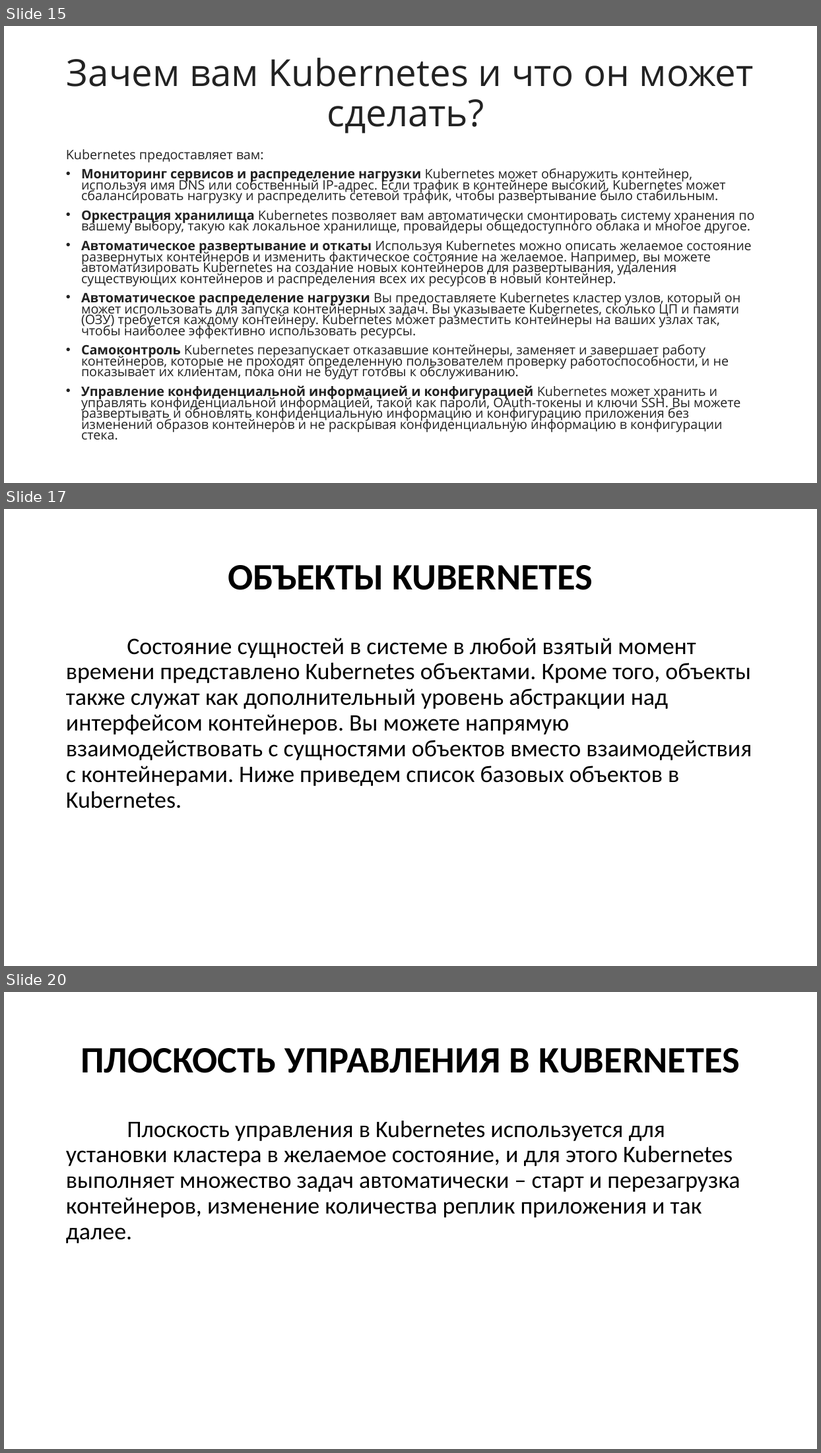
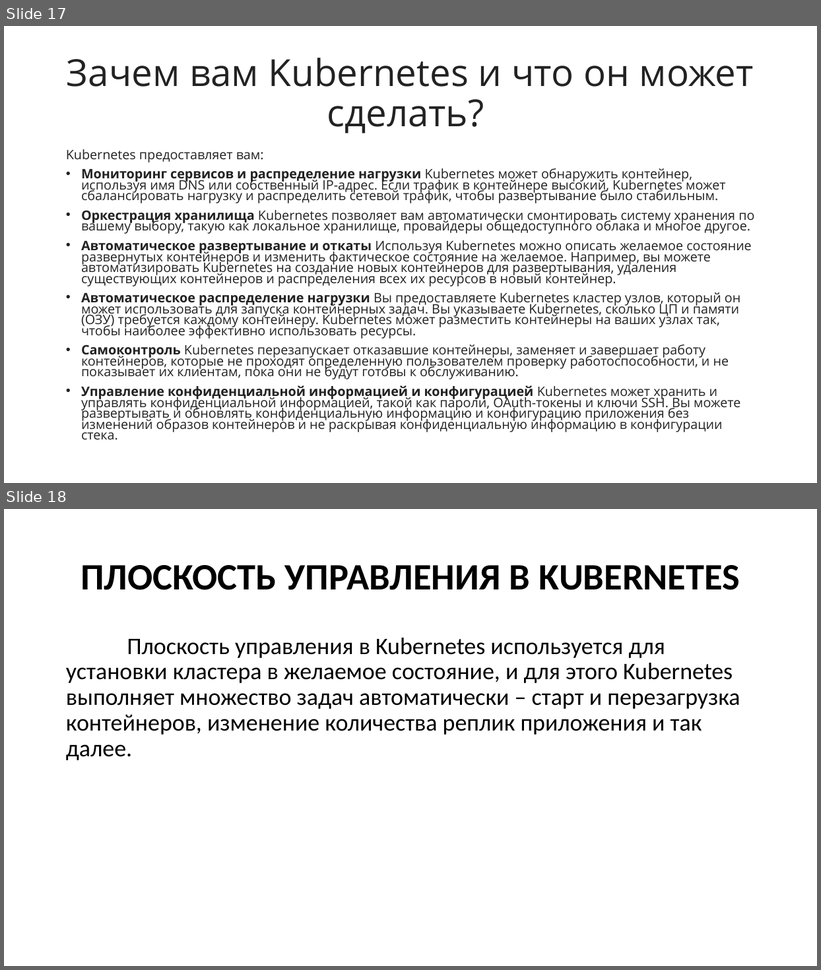
Before and after one commit to Kollekcioner47/k8s, a slide deck: k8s.pptx. Shown one above the other, each under a label of ours: slides 15, 17 and 20 before the commit, slides 17 and 18 after it; the slides between them are not shown. The pictures are 821x1453 and 821x970 pixels, drawn with LibreOffice and Linux fonts; fonts in the diff are those of the drawing. Boxes give left, top, right and bottom in pixels: in the first picture for what was removed or moved away, otherwise in the second. Text is boxed around its words. In the diff, an @@ line names an element or a change of style, - is before the commit and + after.

```diff
--- a/k8s.pptx
+++ b/k8s.pptx
@@ slide 17 removed at [4, 509, 817, 966], background #FFFFFF @@
@@ title removed at [228, 565, 593, 590] @@
-ОБЪЕКТЫ KUBERNETES
@@ text removed at [66, 638, 752, 809] @@
-Состояние сущностей в системе в любой взятый момент времени представлено Kubernetes объектами. Кроме того, объекты также служат как дополнительный уровень абстракции над интерфейсом контейнеров. Вы можете напрямую взаимодействовать с сущностями объектов вместо взаимодействия с контейнерами. Ниже приведем список базовых объектов в Kubernetes.
@@ what was slide 15 is now slide 17 @@
@@ what was slide 20 is now slide 18 @@
```
Also in this commit, not shown: 5 slides changed, 51 slides added, 4 other slides removed.
